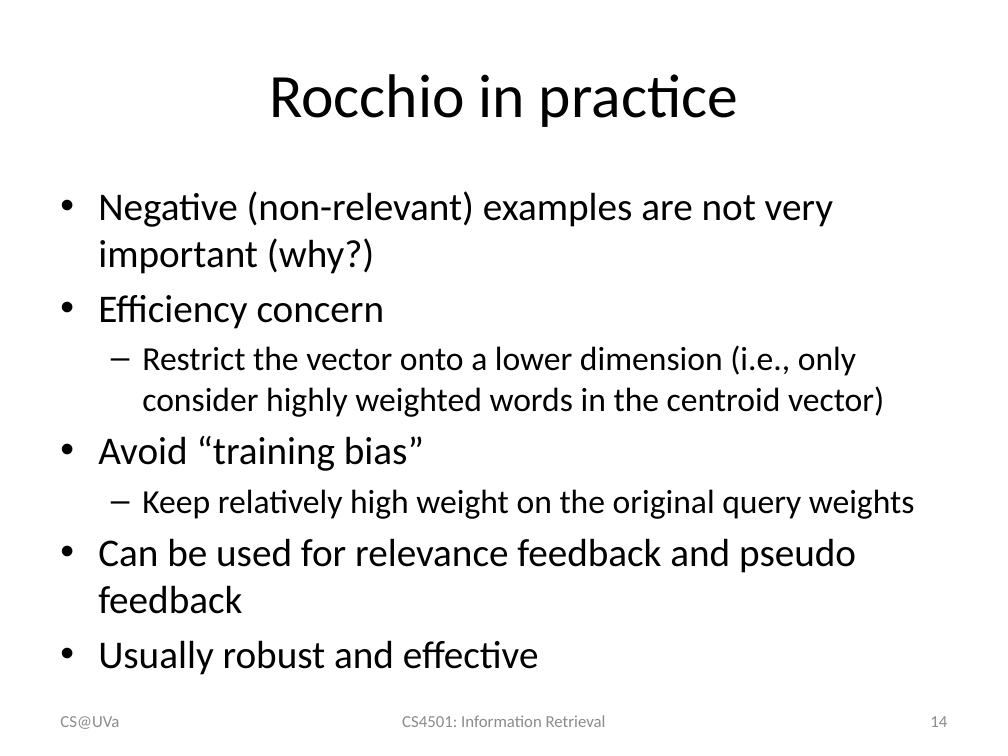
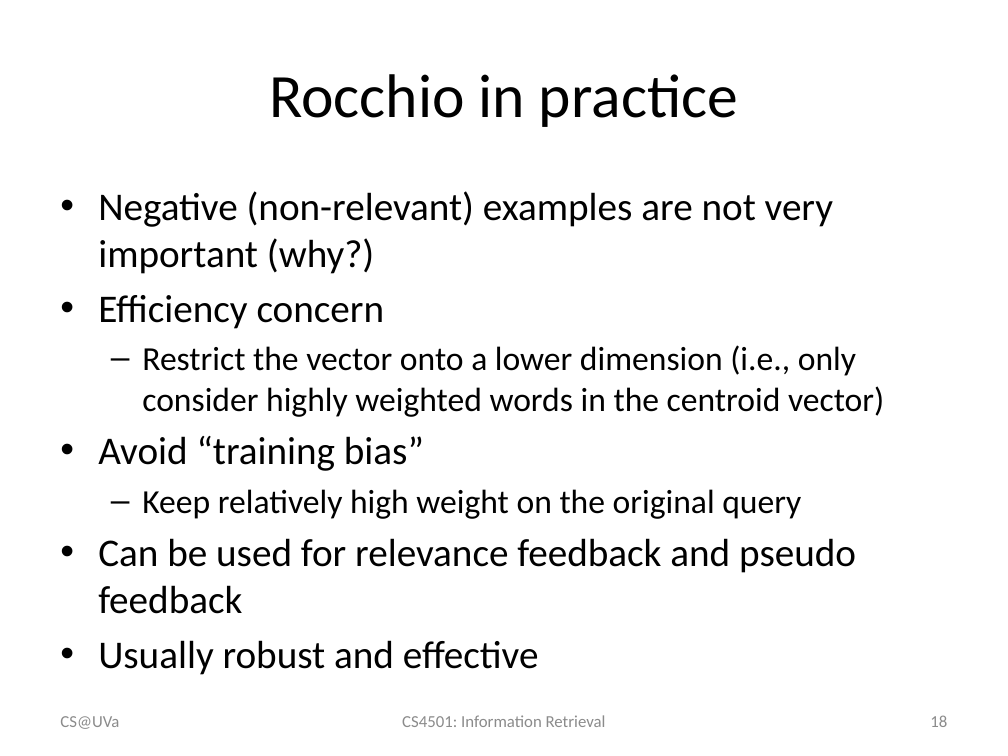
Before and after one commit to wang296/IR2015, a slide deck: slide 18 of docs/Relevance Feedback.pptx (slide 14 before the commit). Drawn at 1008x756 pixels with LibreOffice and Linux fonts; fonts in the diff are those of the drawing. Boxes give left, top, right and bottom in pixels: in the first picture for what was removed or moved away, otherwise in the second. Text is boxed around its words. In the diff, an @@ line names an element or a change of style, - is before the commit and + after.

```diff
--- a/docs/Relevance Feedback.pptx
+++ b/docs/Relevance Feedback.pptx
@@ text at [142, 489, 801, 519]: text changed @@
-  – Keep relatively high weight on the original query weights
+  – Keep relatively high weight on the original query
@@ page number at [930, 715, 947, 727]: text changed @@
-14
+18
```
Also in this commit, not shown: 2 other slides changed, 4 slides added, 1 slide removed, 1 other file.
